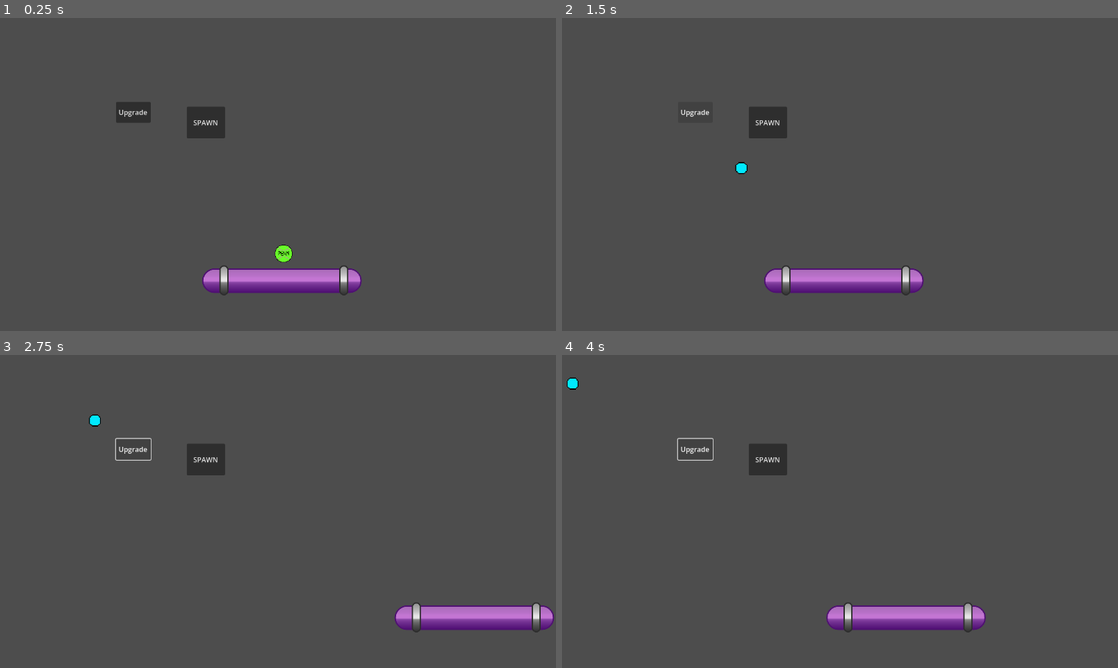
Above: before the commit, frames 1-4 (two rows, left to right).
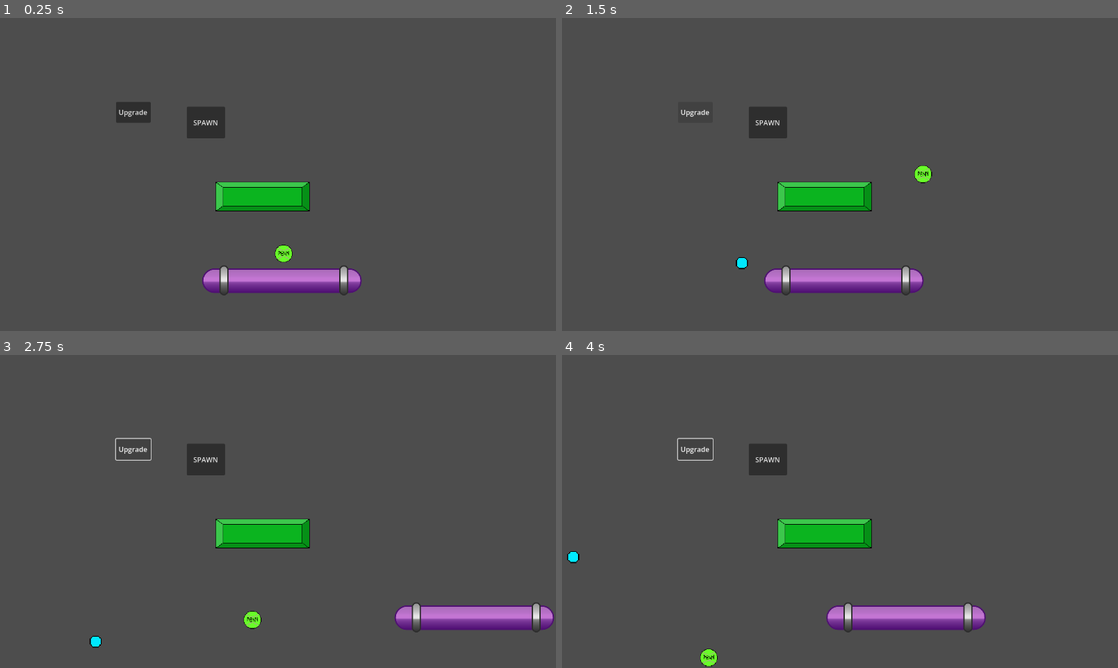
Above: after the commit, the same moments.

Repository: RuiTheSalted/Brick-by-Brick
Game: Godot game, scene res://scenes/level.tscn
The game is run twice, just before and just after one commit, with the same random seed, the same clock (stepped at 60 frames per second) and the same inputs. This scene is started directly instead of the project's main scene.
Inputs:
- Up to frame 1 (0.25 s): no input
- Up to frame 2 (1.5 s): click "SPAWN" at 0.5 s; click "Upgrade" at 1.25 s
- Up to frame 3 (2.75 s): hold Right (ui_right) from 2.03 s (still down)
- Up to frame 4 (4 s): release Right (ui_right) at 2.78 s; hold Left (ui_left) 2.78-3.53 s; hold Right (ui_right) from 3.53 s (still down)

The runs differ from the first frame. In frame 1, 1.6% of the frame differs, in the area x 38-56%, y 52-62%; in frame 2, 1.9%, in the area x 31-67%, y 46-81%; in frame 3, 1.9%; in frame 4, 1.9%.

Commit message:
Fixed incremental ball spawning button per click

Diff:
--- /dev/null
+++ b/scenes/bricks.tscn
@@ -0,0 +1,19 @@
+[gd_scene format=3 uid="uid://c45kb77sh2kav"]
+
+[ext_resource type="Script" uid="uid://djjsaced8a0h6" path="res://scripts/bricks.gd" id="1_gysv1"]
+[ext_resource type="Texture2D" uid="uid://c8eld82ebpckk" path="res://assets/spritesArt/menuArtOutGame/Green Brick.png" id="2_wuing"]
+
+[sub_resource type="RectangleShape2D" id="RectangleShape2D_a4aoa"]
+size = Vector2(163.84619, 49.230774)
+
+[node name="Bricks" type="StaticBody2D" unique_id=1464704197]
+position = Vector2(594, 446)
+scale = Vector2(1.3, 1.3)
+script = ExtResource("1_gysv1")
+
+[node name="Sprite2D" type="Sprite2D" parent="." unique_id=1006821200]
+texture = ExtResource("2_wuing")
+
+[node name="CollisionShape2D" type="CollisionShape2D" parent="." unique_id=1497377939]
+position = Vector2(8.076904, -26.923126)
+shape = SubResource("RectangleShape2D_a4aoa")
--- a/scenes/level.tscn
+++ b/scenes/level.tscn
@@ -4,6 +4,7 @@
 [ext_resource type="PackedScene" uid="uid://dtlu1ys4mvur7" path="res://scenes/ball_spawner.tscn" id="1_mx8sn"]
 [ext_resource type="PackedScene" uid="uid://dj35vrqtmjv7k" path="res://scenes/ball.tscn" id="2_w7c3h"]
 [ext_resource type="PackedScene" uid="uid://bi4747sfo5gjc" path="res://scenes/buttons.tscn" id="3_w8frs"]
+[ext_resource type="PackedScene" uid="uid://c45kb77sh2kav" path="res://scenes/bricks.tscn" id="5_ppgk2"]
 
 [sub_resource type="RectangleShape2D" id="RectangleShape2D_w7c3h"]
 size = Vector2(20, 733)
@@ -55,3 +56,5 @@
 [node name="Buttons" parent="." unique_id=608108710 instance=ExtResource("3_w8frs")]
 top_level = true
 position = Vector2(266, 193)
+
+[node name="Bricks" parent="." unique_id=1802336756 instance=ExtResource("5_ppgk2")]
--- a/scripts/ball_spawner.gd
+++ b/scripts/ball_spawner.gd
@@ -13,16 +13,15 @@
 	print("Button pressed! Spawning ", nballs, " ball(s) ...")
 
 	# Spawn nballs per upgrade click
-	for i in range(nballs):
-		var new_ball = ball_scene.instantiate()
+	var new_ball = ball_scene.instantiate()
 
-		# Each new_ball spawns in random position
-		var random_x = randf_range(50, 1230)
-		var random_y = randf_range(50, 300)
-		new_ball.position = Vector2(random_x, random_y)
+	# Each new_ball spawns in random position
+	var random_x = randf_range(50, 1230)
+	var random_y = randf_range(50, 300)
+	new_ball.position = Vector2(random_x, random_y)
 
-		# Add the ball to the scene
-		get_parent().add_child(new_ball)
+	# Add the ball to the scene
+	get_parent().add_child(new_ball)
 
 	# Increment nballs per click for next upgrade
 	nballs += 1
--- /dev/null
+++ b/scripts/bricks.gd
@@ -0,0 +1,29 @@
+extends Node2D
+
+var hits = 0
+# Textures for bricks health after each hit
+var brick_textures = [
+	"res://assets/spritesArt/menuArtOutGame/Green Brick.png",
+	"res://assets/spritesArt/menuArtOutGame/Orange Brick.png",
+]
+
+var health = 1	# Default brick health
+# Called when the node enters the scene tree for the first time.
+func _ready() -> void:
+	add_to_group("bricks")	# Add brick to group for easy detection
+
+func hit() -> void:
+	hits += 1
+	health -= 1
+	print("Brick hit ", hits, "times.", "Brick has ", health, "health")
+
+	if health <= 0:
+		queue_free()		# Destroy brick after health = 0
+	else:
+		health -= 1
+		var texture_index = min(hits, brick_textures.size() - 1)
+		var new_texture = load(brick_textures[texture_index])
+		if new_texture:
+			Sprite2D.texture = new_texture
+		# Decision: visual feeback change brick color
+		modulate = Color(1, 0.5, 0.5)
Not shown, added: scripts/bricks.gd.uid
